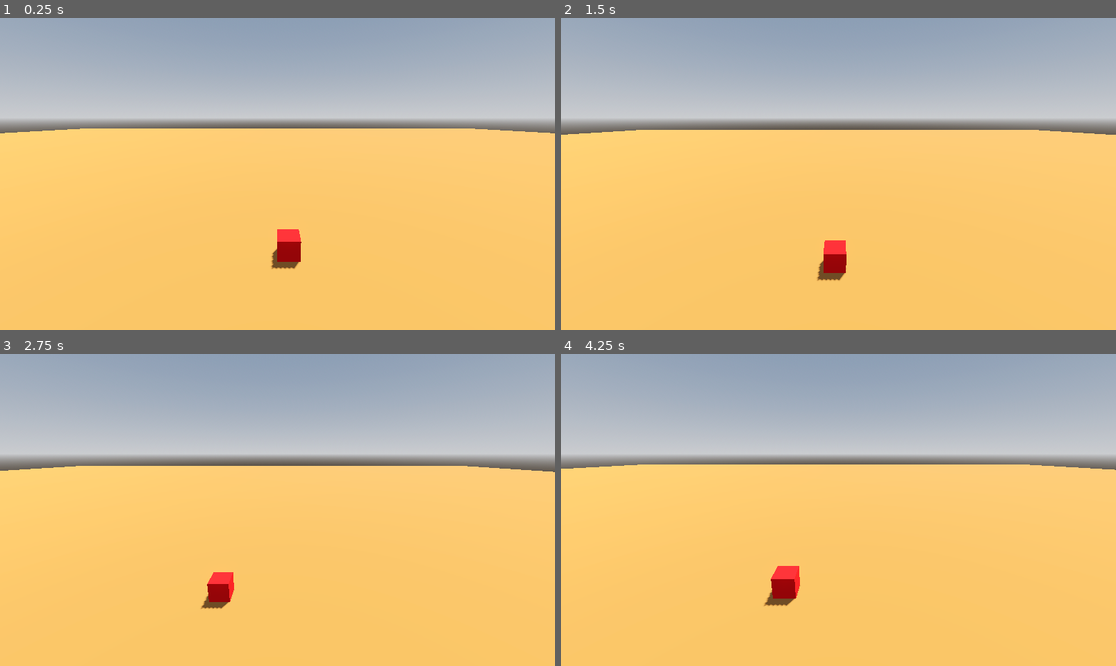
Above: before the commit, frames 1-4 (two rows, left to right).
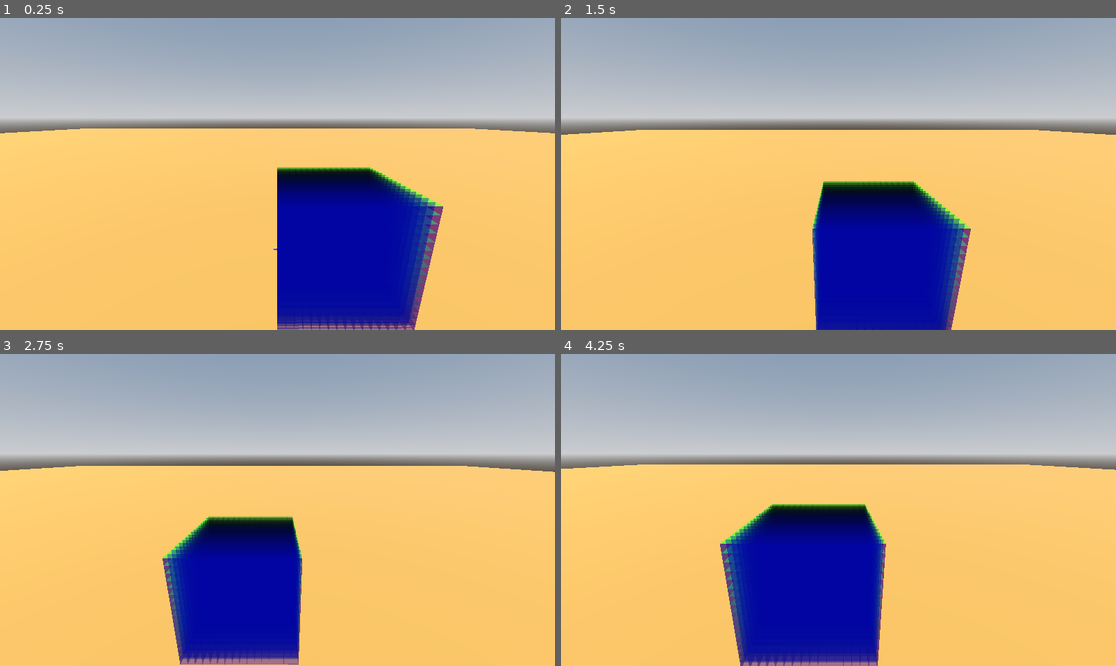
Above: after the commit, the same moments.

Repository: murumart/cgiproject
Game: Godot game, scene res://scenes/main.tscn
Same seed, same stepped clock (60 frames per second), same inputs: the game is played once before the commit and once after it.
Inputs (mouse positions are in pixels of both pictures, inside the frame that each line leads up to):
- Up to frame 1 (0.25 s): no input
- Up to frame 2 (1.5 s): tap Enter (ui_accept) at 0.5, 0.77 s; move the mouse to (960, 158) at 0.52 s; hold D 0.53-1.28 s; hold E 0.53-1.28 s; click (960, 158) at 0.67 s; move the mouse to (727, 189) at 1.27 s; hold S from 1.28 s (still down); tap Q at 1.35 s
- Up to frame 3 (2.75 s): tap Enter (ui_accept) at 1.52 s; move the mouse to (333, 441) at 2.02 s; release S at 2.03 s; hold D from 2.03 s (still down); hold Shift from 2.03 s (still down)
- Up to frame 4 (4.25 s): move the mouse to (810, 572) at 2.77 s; release D at 2.78 s; release Shift at 2.78 s; hold W 2.78-3.53 s; tap E at 2.85 s; click (810, 572) at 2.92 s; tap Enter (ui_accept) at 3.02, 3.77 s; move the mouse to (1005, 556) at 3.52 s; hold A from 3.53 s (still down); hold Q from 3.53 s (still down)

The runs differ from the first frame. In frame 1, 14% of the frame differs, in the area x 48-80%, y 47-100%; in frame 2, 12%; in frame 3, 11%; in frame 4, 14%.

Commit message:
Encode plane type in color too

Diff:
--- a/scenes/lattice_mesh.gd
+++ b/scenes/lattice_mesh.gd
@@ -31,6 +31,7 @@
 ]
 
 static var PLANES: PackedVector3Array = [Vector3.RIGHT, Vector3.LEFT, Vector3.UP, Vector3.DOWN, Vector3.BACK, Vector3.FORWARD]
+static var PLANE_COLORS: PackedColorArray = [Color.RED, Color.RED, Color.GREEN, Color.GREEN, Color.BLUE, Color.BLUE]
 
 static var PLANE_INDICES: PackedInt32Array = [0, 1, 2, 2, 3, 0]
 
@@ -65,17 +66,18 @@
 		var plane := PLANES[i]
 		var plane_vtx := PLANE_VERTICES[i]
 		var plane_uv := PLANE_UVS[i]
+		var plane_col := PLANE_COLORS[i]
 
 		for j in grid_size + 1:
 			# make sure to draw in an order such that outer planes are in front of inner ones
 			var out := Vector3()
-			if plane.abs() != plane:
-				out = - plane * grid_size
+			#if plane.abs() != plane:
+			#	out = - plane * grid_size
 			for pvi in 4:
-				vertices.append(out + plane_vtx[pvi] * grid_size + plane * j)
+				vertices.append(out + plane_vtx[pvi] * grid_size + plane.abs() * j)
 				uvs.append(plane_uv[pvi])
 				normals.append(plane)
-				colors.append(Color.RED * outof * j)
+				colors.append(plane_col * outof * j)
 
 			for index in PLANE_INDICES:
 				indices.append(index + ix)
@@ -88,8 +90,8 @@
 	arrays[Mesh.ARRAY_TEX_UV] = uvs
 	arrays[Mesh.ARRAY_COLOR] = colors
 
-#	for i in Mesh.ARRAY_MAX:
-#		if arrays[i] == null: continue
-#		printt(i, arrays[i])
+	#for i in Mesh.ARRAY_MAX:
+	#	if arrays[i] == null: continue
+	#	printt(i, arrays[i])
 
 	return arrays
--- a/scenes/main.tscn
+++ b/scenes/main.tscn
@@ -92,8 +92,7 @@
 
 [sub_resource type="BoxMesh" id="BoxMesh_tbgi4"]
 
-[sub_resource type="PlaneMesh" id="PlaneMesh_sugp2"]
-size = Vector2(1, 1)
+[sub_resource type="TorusMesh" id="TorusMesh_tbgi4"]
 
 [sub_resource type="ShaderMaterial" id="ShaderMaterial_tefeu"]
 render_priority = 0
@@ -129,12 +128,11 @@
 mesh = SubResource("BoxMesh_tbgi4")
 
 [node name="MeshInstance3D" type="MeshInstance3D" parent="."]
-transform = Transform3D(1, 0, 0, 0, 1, 0, 0, 0, 1, 0, 1, 1)
-visible = false
-mesh = SubResource("PlaneMesh_sugp2")
+transform = Transform3D(0.88848907, 0.33582944, -0.31273896, 0.112695225, -0.82030874, -0.56070834, -0.44484484, 0.46293908, -0.76668173, 0, 0, 0)
+mesh = SubResource("TorusMesh_tbgi4")
 
 [node name="LatticeMeshInstance" type="MeshInstance3D" parent="."]
 material_override = SubResource("ShaderMaterial_tefeu")
 script = ExtResource("4_jyhfs")
-grid_size = 4
+grid_size = 16
 metadata/_custom_type_script = "uid://o2qjsa51xmt1"
--- a/shaders/lattice.gdshader
+++ b/shaders/lattice.gdshader
@@ -5,7 +5,12 @@
 }
 
 void fragment() {
+	ALPHA = 0.5;
 	ALBEDO = COLOR.rgb;
+	if (COLOR.r > 1.0 || COLOR.g > 1.0 || COLOR.b > 1.0) {
+		ALBEDO = vec3(0);
+		ALPHA = sin(TIME) * 0.5 + 0.5;
+	}
 }
 
 //void light() {
